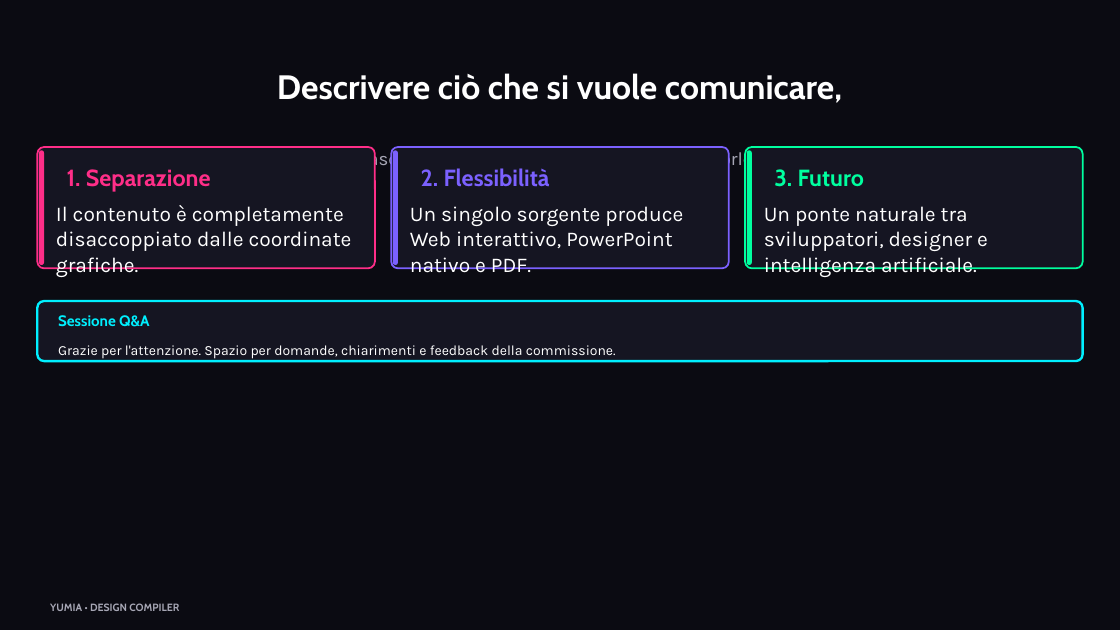
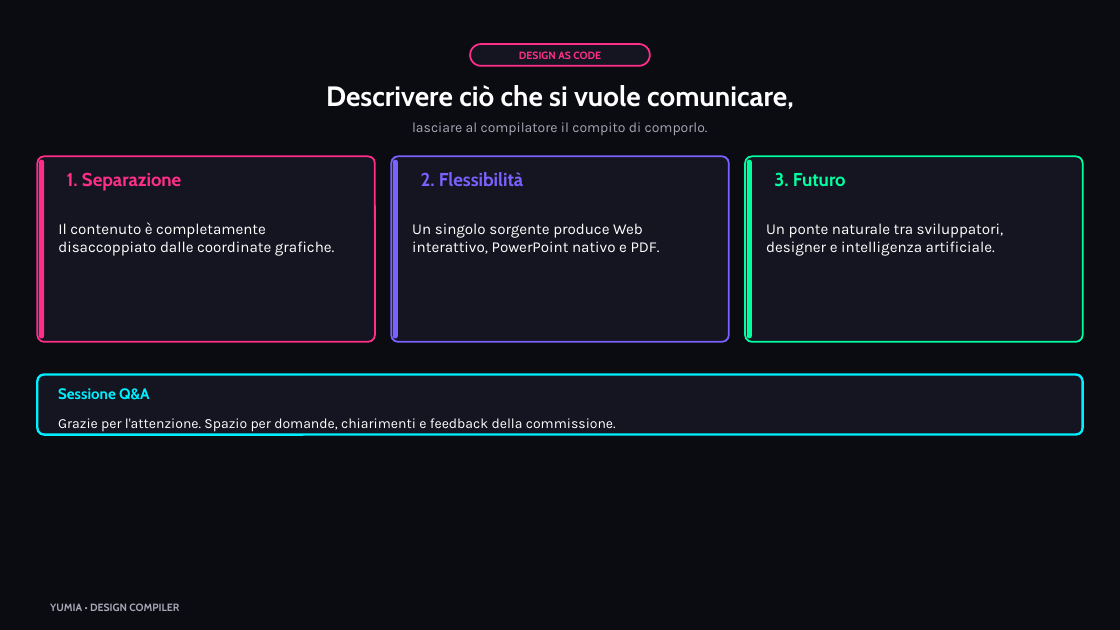
Before and after one commit to biagio-scaglia/Yumia-MD, a slide deck: slide 15 of presentation.pptx. Drawn at 1120x630 pixels with LibreOffice and Linux fonts; fonts in the diff are those of the drawing. Boxes give left, top, right and bottom in pixels: in the first picture for what was removed or moved away, otherwise in the second. Text is boxed around its words. In the diff, an @@ line names an element or a change of style, - is before the commit and + after.

Commit message:
fix(layout,pptx): stop text box collisions and refresh PDF/PPTX outputs
Widen heading/paragraph/card height estimates so PPTX glyphs no longer overlap neighbors, clamp hero paint to bounds, and regenerate the demo deck with the local 15-page PDF.

```diff
--- a/presentation.pptx
+++ b/presentation.pptx
@@ rounded rectangle added at (x1=471, y1=44, x2=650, y2=66), fill #151522, outline #FF2E88 1.5 pt @@
@@ text added at (x1=519, y1=51, x2=601, y2=59), 9 pt, text #FF2E88, bold @@
+DESIGN AS CODE
@@ text "Descrivere ciò che si vuole ..." moved from (x1=277, y1=73, x2=842, y2=103) to (x1=326, y1=85, x2=794, y2=109) @@
@@ text "Descrivere ciò che si vuole ..." at (x1=326, y1=85, x2=794, y2=109): size 29 to 24 pt; vertical alignment middle to top @@
@@ text "lasciare al compilatore il compito ..." moved from (x1=363, y1=146, x2=757, y2=170) to (x1=412, y1=122, x2=708, y2=136) @@
@@ text "lasciare al compilatore il compito ..." at (x1=412, y1=122, x2=708, y2=136): size 16 to 12 pt; vertical alignment middle to top @@
@@ rounded rectangle resized from (x1=37, y1=147, x2=375, y2=268) to (x1=37, y1=156, x2=375, y2=342) @@
@@ rounded rectangle resized from (x1=39, y1=150, x2=44, y2=265) to (x1=39, y1=160, x2=44, y2=339) @@
@@ rounded rectangle resized from (x1=392, y1=147, x2=729, y2=268) to (x1=392, y1=156, x2=729, y2=342) @@
@@ rounded rectangle resized from (x1=393, y1=150, x2=398, y2=265) to (x1=393, y1=160, x2=398, y2=339) @@
@@ proportions changed in 3 elements at (x1=37, y1=156, x2=375, y2=342), (x1=392, y1=156, x2=729, y2=342), (x1=745, y1=156, x2=1083, y2=342) @@
@@ rounded rectangle resized from (x1=745, y1=147, x2=1083, y2=268) to (x1=745, y1=156, x2=1083, y2=342) @@
@@ rounded rectangle resized from (x1=747, y1=150, x2=752, y2=265) to (x1=747, y1=160, x2=752, y2=339) @@
@@ size 20 to 16 pt in 3 elements at (x1=67, y1=172, x2=181, y2=191), (x1=421, y1=172, x2=523, y2=186), (x1=774, y1=172, x2=846, y2=187) @@
@@ text "Il contenuto è completamente disaccoppiato ..." moved from (x1=56, y1=205, x2=352, y2=277) to (x1=58, y1=222, x2=334, y2=256) @@
@@ size 18 to 13 pt in 3 elements at (x1=766, y1=223, x2=1004, y2=256), (x1=58, y1=222, x2=334, y2=256), (x1=412, y1=223, x2=660, y2=254) @@
@@ text "Un singolo sorgente produce Web ..." moved from (x1=410, y1=206, x2=683, y2=273) to (x1=412, y1=223, x2=660, y2=254) @@
@@ text "Un ponte naturale tra sviluppatori, ..." moved from (x1=764, y1=206, x2=988, y2=277) to (x1=766, y1=223, x2=1004, y2=256) @@
@@ 2 texts, 1 rounded rectangle moved together from (x1=37, y1=301, x2=1082, y2=361) to (x1=37, y1=375, x2=1082, y2=435) @@
```
Also in this commit, not shown: 14 other slides changed, 7 other files.
